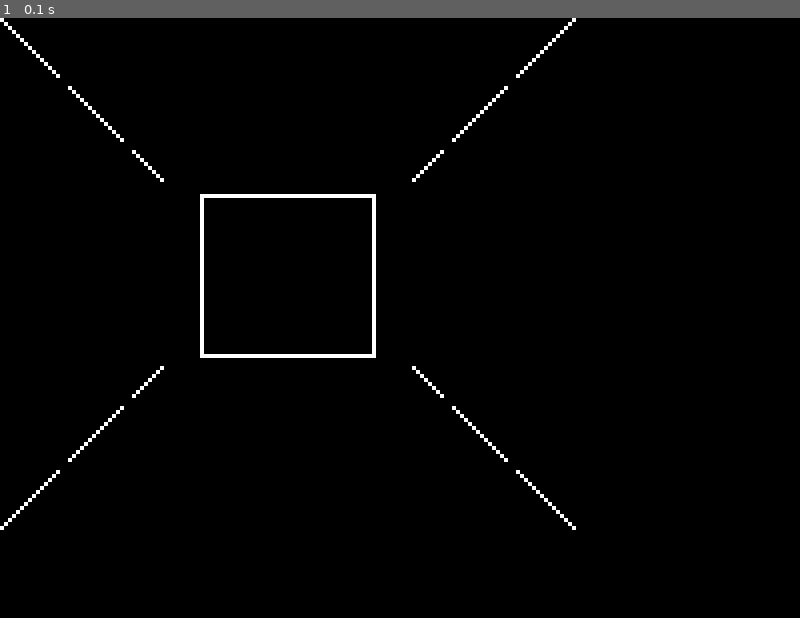
Above: before the commit, frame 1.
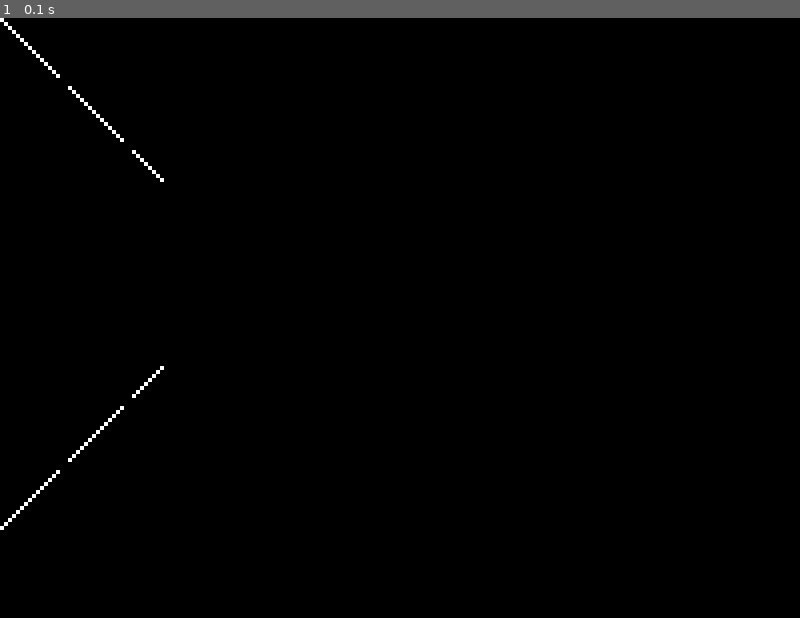
Above: after the commit, the same moment.

Repository: GuilhermeJuventino/PygameDungeonCrawler
Game: pygame game, started from main.py
Two runs of this game, one before a commit and one after it. Both use one fixed random seed, a clock stepped at 60 frames per second and the inputs below.
Inputs:
- Up to frame 1 (0.1 s): no input

The runs differ from the first frame. In frame 1, 0.8% of the frame differs, in the area x 25-72%, y 0-86%.

Commit message:
Started working on the dungeon wall generation code

Diff:
--- a/dungeon.py
+++ b/dungeon.py
@@ -7,6 +7,12 @@
         self.front_walls = []
         self.corner_walls = []
         self.side_front_walls = []
+
+        self.map = [
+            [1, 0, 1],
+            [1, 0, 1],
+            [1, 0, 1]
+        ]
 
     def load_graphics(self):
         self.side_walls = [
@@ -35,9 +41,40 @@
     def update(self):
         pass
 
+    def draw_left_wall(self, surface):
+        # Offset X position between each segment of the wall
+        offset = 0
+
+        # Index counter for the walls list, important due to the
+        # reverse for loop, as i will be inverted because of it.
+        counter = 0
+
+        # Starting from the top of the map to the bottom,
+        # for every point in the map
+        # Check if it's 1, if so,
+        # draw appropriate side wall sprite based on counter index
+        # Else, if 0, check if any of the adjacent points are 1,
+        # if so draw corner wall in that position
+        # Else, draw nothing.
+        for i in range(2, -1, -1):
+            if i > len(self.map) + 1:
+                break
+
+            if self.map[i][0] == 0:
+                if self.map[i - 1][0] == 1 or self.map[i][1] == 1:
+                    surface.blit(self.corner_walls[counter], (offset, 0))
+            elif self.map[i][0] == 1:
+                surface.blit(self.side_walls[counter], (offset, 0))
+
+            offset += 16
+            counter += 1
+
     def draw(self, surface):
         self.surface = surface
 
+        self.draw_left_wall(self.surface)
+
+        """
         self.surface.blit(self.side_walls[0], (0, 0))
         self.surface.blit(self.side_walls[1], (16, 0))
         self.surface.blit(self.side_walls[2], (32, 0))
@@ -50,3 +87,4 @@
             self.side_walls[1], True, False), (128 - 16, 0))
         self.surface.blit(pygame.transform.flip(
             self.side_walls[2], True, False), (128 - 32, 0))
+        """
